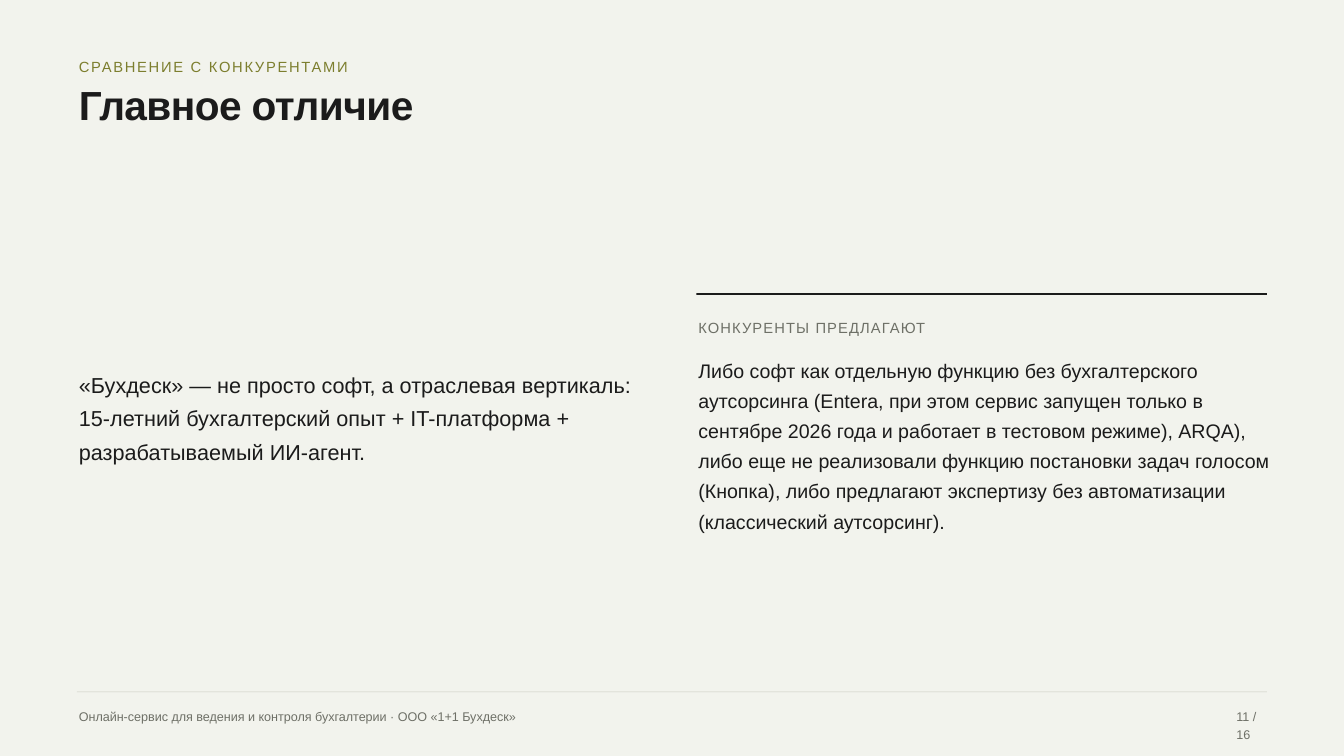
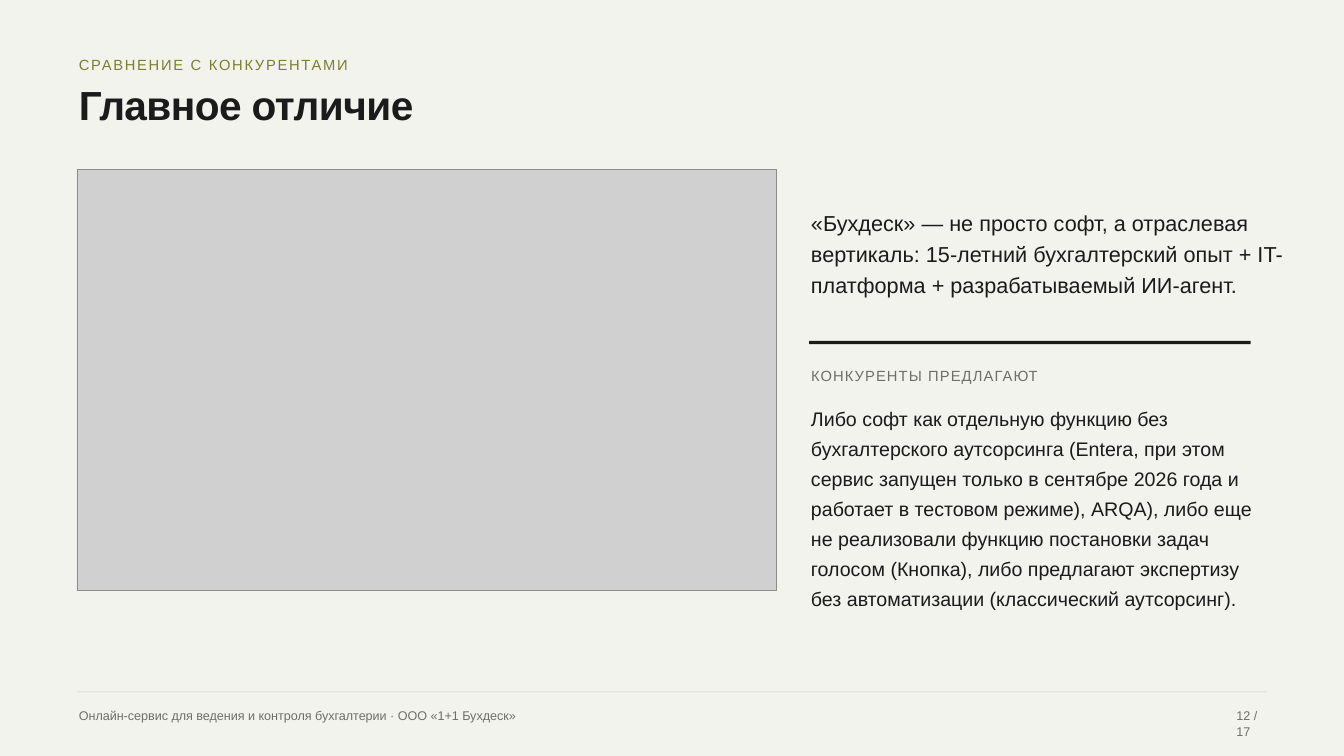
Before and after one commit to fagencymarketing-coder/Content, a slide deck: slide 12 of 05-content/prezentacii/grant-buhdesk/prezentaciya-grant-buhdesk-final.pptx (slide 11 before the commit). Drawn at 1344x756 pixels with LibreOffice and Linux fonts; fonts in the diff are those of the drawing; grey boxes stand for pictures. Boxes give left, top, right and bottom in pixels: in the first picture for what was removed or moved away, otherwise in the second. Text is boxed around its words. In the diff, an @@ line names an element or a change of style, - is before the commit and + after.

```diff
--- a/05-content/prezentacii/grant-buhdesk/prezentaciya-grant-buhdesk-final.pptx
+++ b/05-content/prezentacii/grant-buhdesk/prezentaciya-grant-buhdesk-final.pptx
@@ text "СРАВНЕНИЕ С КОНКУРЕНТАМИ" at [79,59,90,70]: line spacing 1.14 to 1.04 @@
@@ picture added at [77,170,777,591] @@
@@ text "«Бухдеск» — не просто софт, ...": place and size @@
-text "«Бухдеск» — не просто софт, ..." at [79,377,631,464]
+text "«Бухдеск» — не просто софт, ..." at [811,215,1282,298]
@@ text "«Бухдеск» — не просто софт, ..." at [811,215,1282,298]: line spacing 1.29 to 1.19 @@
@@ rectangle: place and size @@
-rectangle at [696,293,1267,295]
+rectangle at [809,341,1251,344]
@@ text "КОНКУРЕНТЫ ПРЕДЛАГАЮТ": place and size @@
-text "КОНКУРЕНТЫ ПРЕДЛАГАЮТ" at [698,323,926,336]
+text "КОНКУРЕНТЫ ПРЕДЛАГАЮТ" at [811,371,1038,384]
@@ text "Либо софт как отдельную функцию ..." rewrapped from [698,363,1269,533] to [811,411,1252,610] @@
@@ text at [1236,711,1250,736]: text changed @@
-11 / 16
+12 / 17
```
Also in this commit, not shown: 15 other slides changed, 1 slide added, 1 other file.
